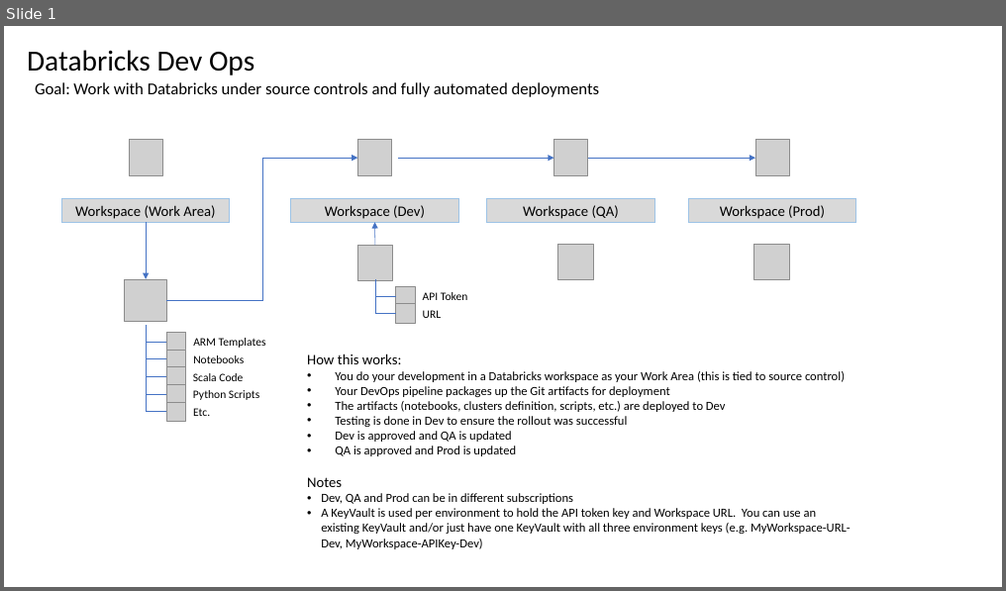
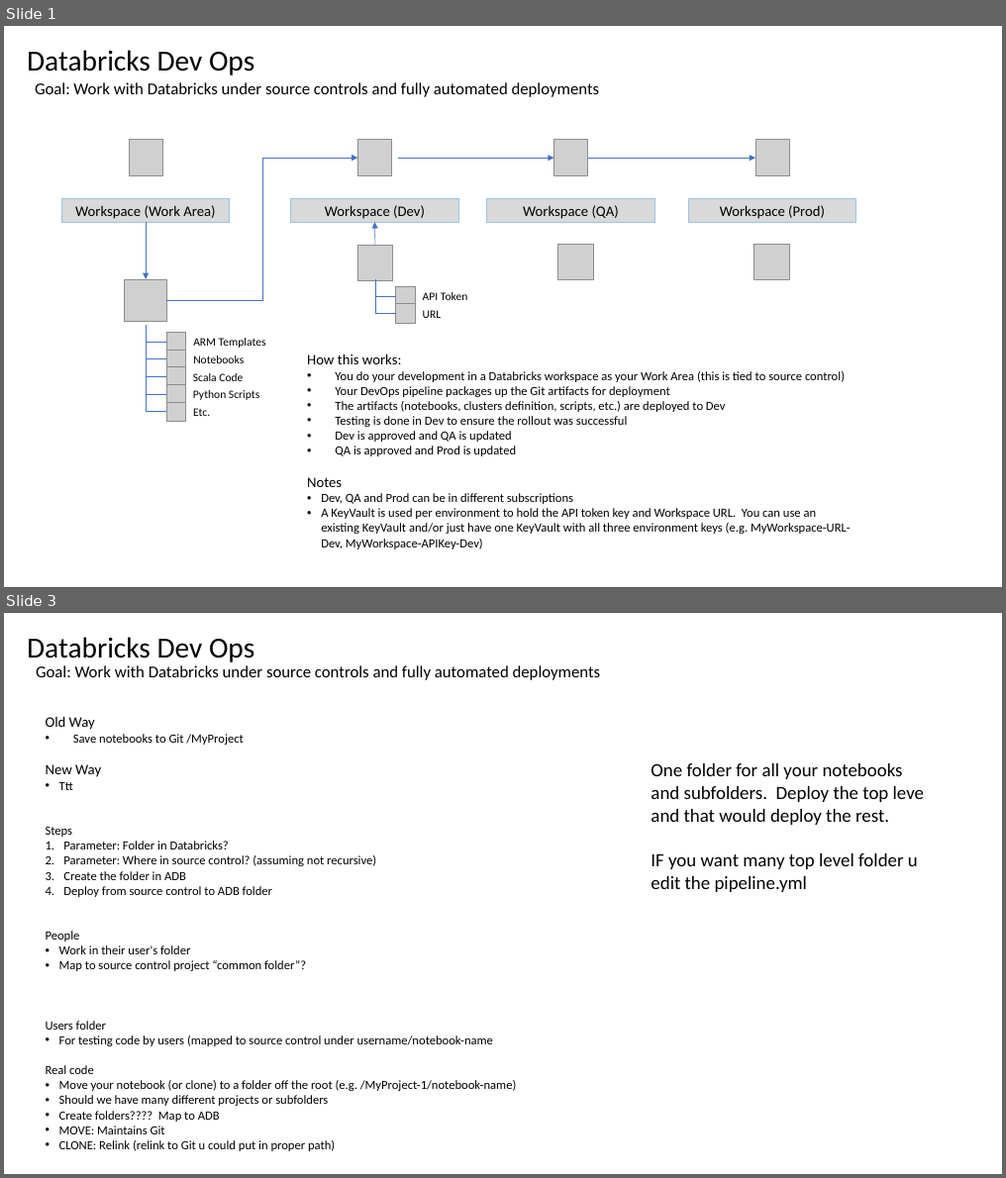
Before and after one commit to AdamPaternostro/Azure-Databricks-Dev-Ops, a slide deck: Databricks Dev Ops.pptx. Shown one above the other, each under a label of ours: slide 1 before the commit, slides 1 and 3 after it; the slides between them are not shown. The pictures are 1006x591 and 1006x1178 pixels, drawn with LibreOffice and Linux fonts; fonts in the diff are those of the drawing; grey boxes stand for pictures. Boxes give left, top, right and bottom in pixels: in the first picture for what was removed or moved away, otherwise in the second. Text is boxed around its words. In the diff, an @@ line names an element or a change of style, - is before the commit and + after.

```diff
--- a/Databricks Dev Ops.pptx
+++ b/Databricks Dev Ops.pptx
@@ slide 3 added at (x1=4, y1=613, x2=1002, y2=1174), background #FFFFFF @@
@@ title added at (x1=27, y1=637, x2=254, y2=663), 28 pt, text #000000 @@
+Databricks Dev Ops
@@ text added at (x1=36, y1=665, x2=601, y2=680), 16 pt, text #000000 @@
+Goal: Work with Databricks under source controls and fully automated deployments
@@ text added at (x1=46, y1=716, x2=516, y2=1152), 12 pt, text #000000 @@
+Old Way
+• Save notebooks to Git /MyProject
+New Way
+• Ttt
+Steps
+1. Parameter: Folder in Databricks?
+2. Parameter: Where in source control? (assuming not recursive)
+3. Create the folder in ADB
+4. Deploy from source control to ADB folder
+People
+• Work in their user's folder
+• Map to source control project “common folder”?
+Users folder
+• For testing code by users (mapped to source control under username/notebook-name
+Real code
+• Move your notebook (or clone) to a folder off the root (e.g. /MyProject-1/notebook-name)
+• Should we have many different projects or subfolders
+• Create folders???? Map to ADB
+• MOVE: Maintains Git
+• CLONE: Relink (relink to Git u could put in proper path)
@@ text added at (x1=650, y1=763, x2=924, y2=892), 18 pt, text #000000 @@
+One folder for all your notebooks and subfolders. Deploy the top leve and that would deploy the rest.
+IF you want many top level folder u edit the pipeline.yml
```
Also in this commit, not shown: 2 other slides added, 5 other files.
